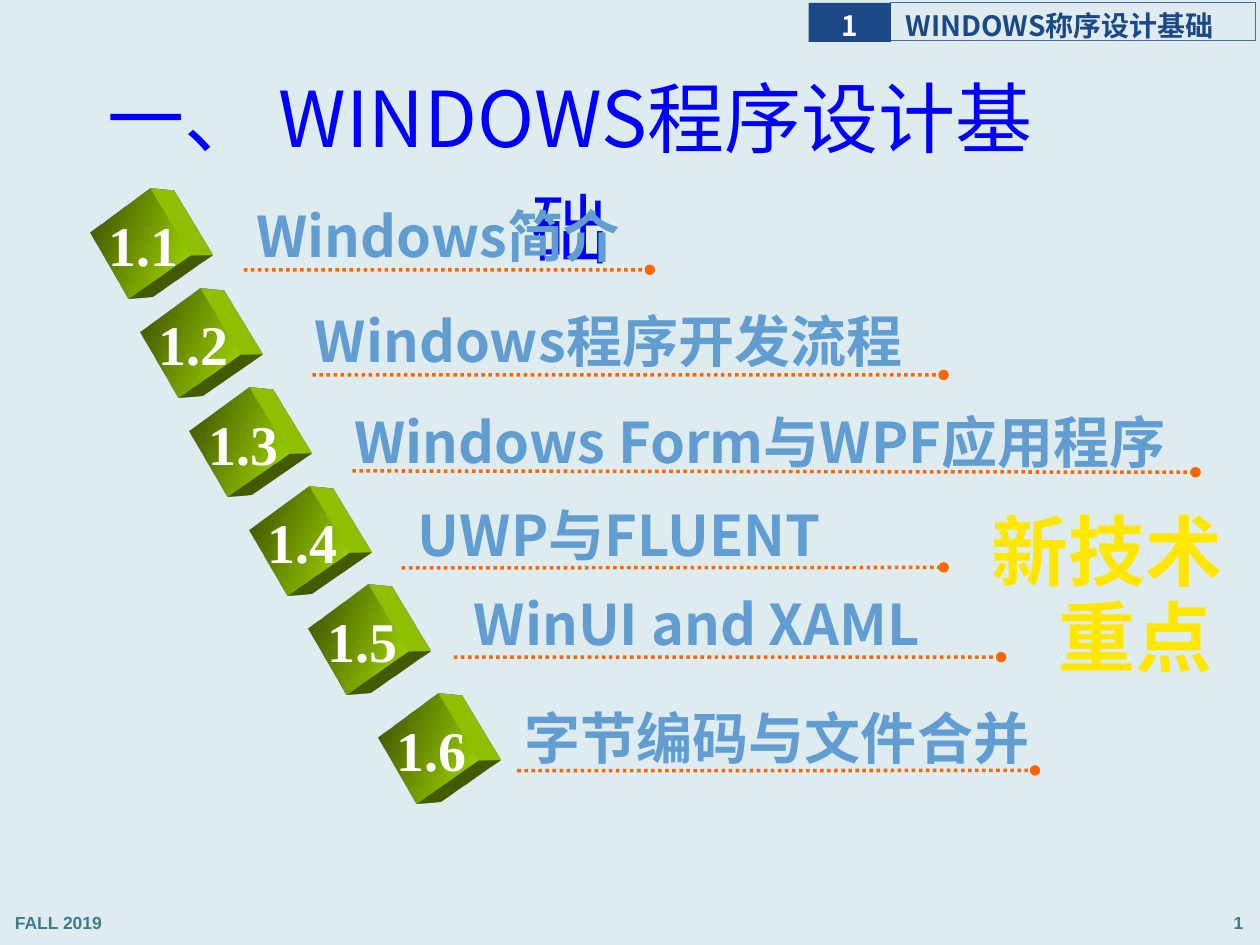
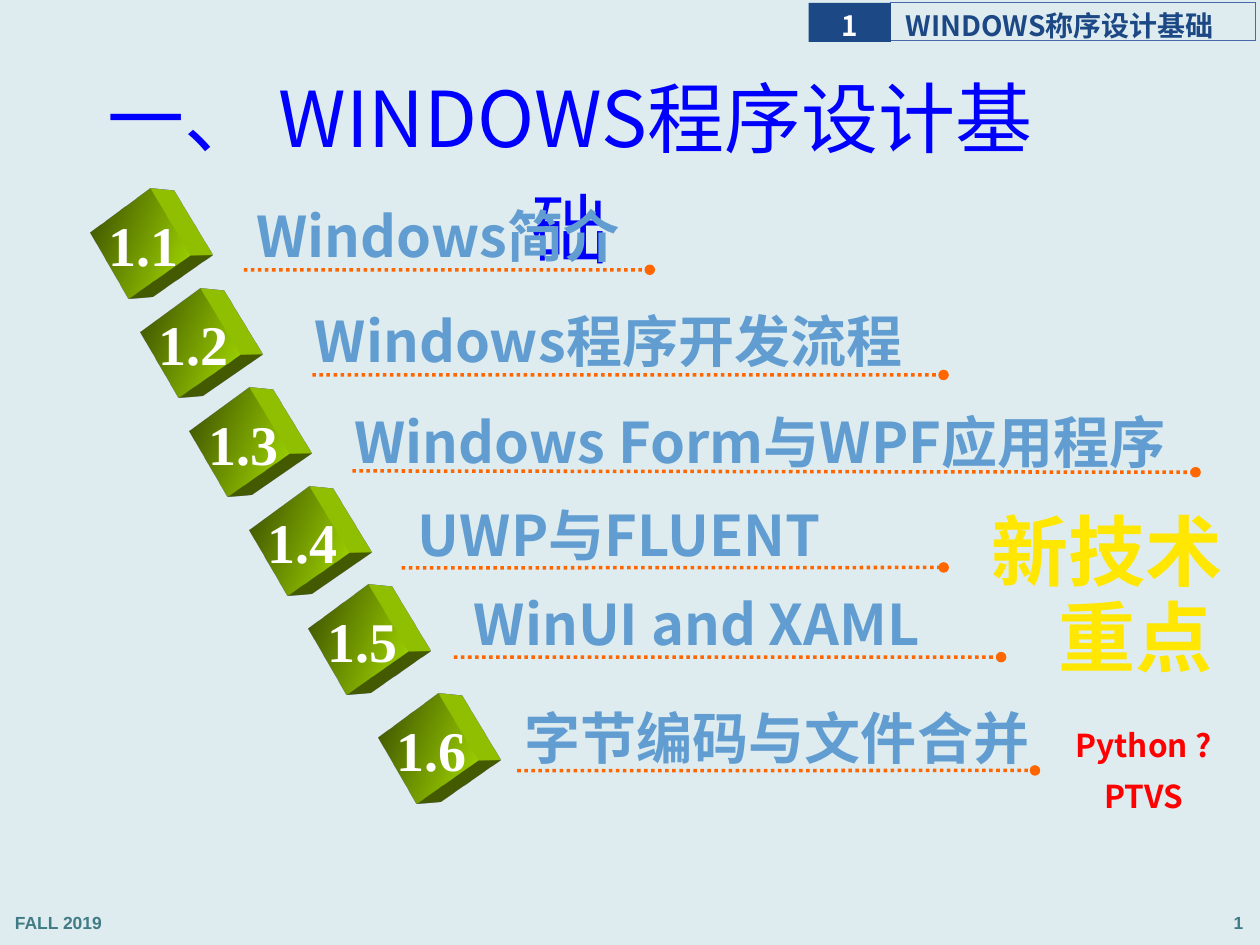
Before and after one commit to programming-windows/ppt, a slide deck: slide 1 of programmingWindows_1.pptx. Drawn at 1260x945 pixels with LibreOffice and Linux fonts; fonts in the diff are those of the drawing. Boxes give left, top, right and bottom in pixels: in the first picture for what was removed or moved away, otherwise in the second. Text is boxed around its words. In the diff, an @@ line names an element or a change of style, - is before the commit and + after.

```diff
--- a/programmingWindows_1.pptx
+++ b/programmingWindows_1.pptx
@@ text added at (1076, 732, 1188, 809), 18 pt, text #FF0000, bold @@
+Python ?
+PTVS
```
Also in this commit, not shown: 17 other slides changed, 5 slides added.
